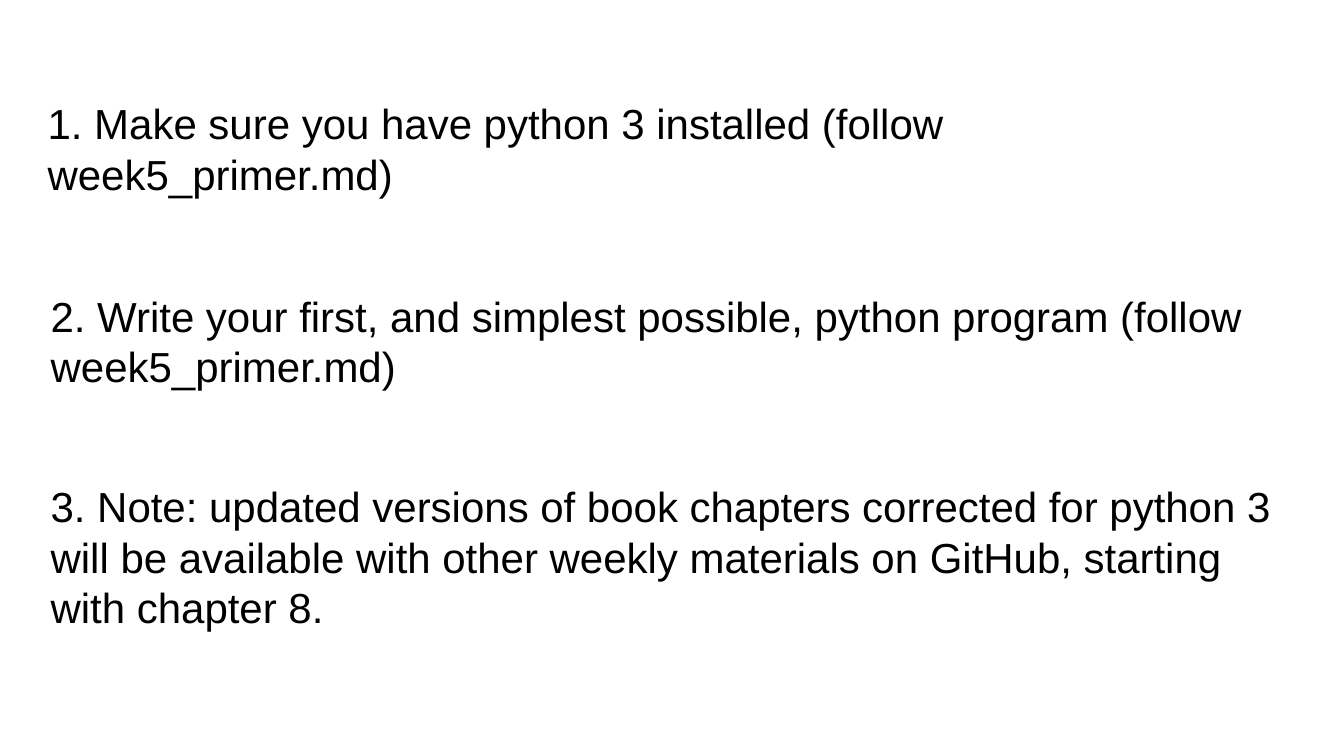
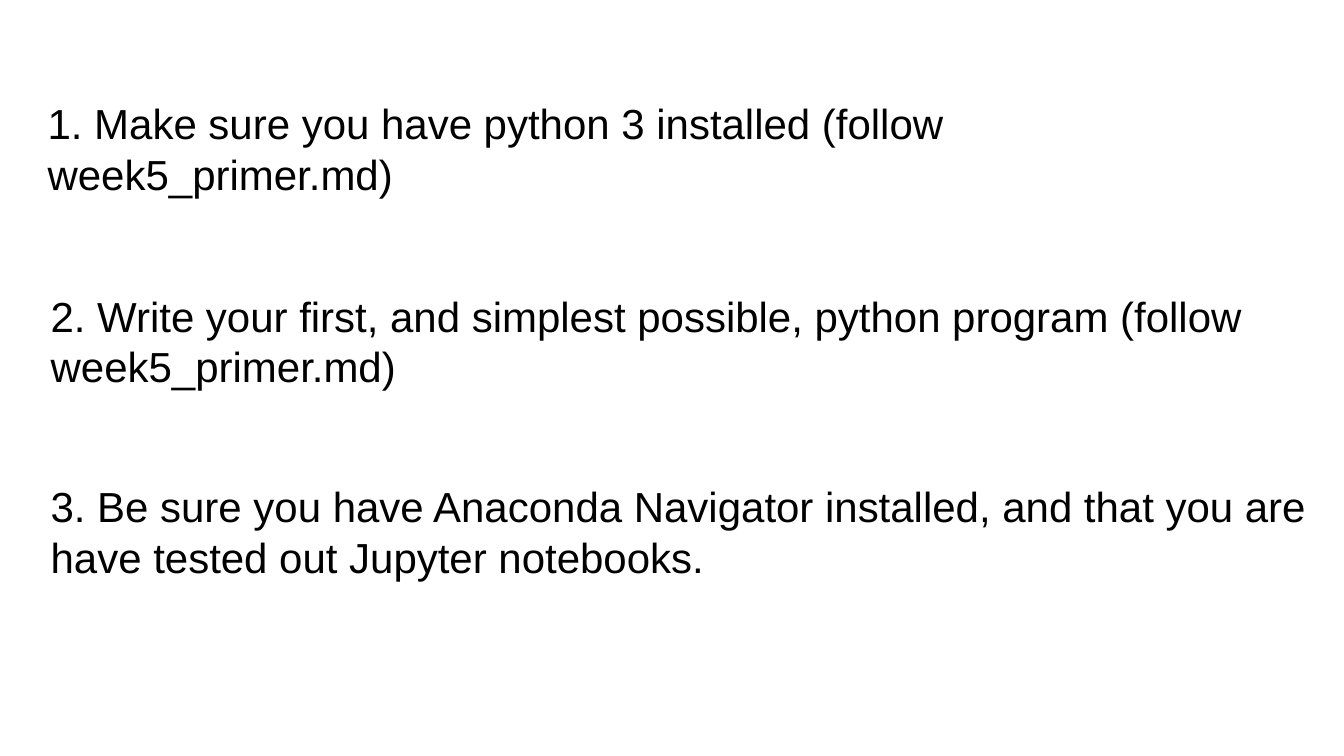
Before and after one commit to tparchman/F25_BIOL792, a slide deck: slide 24 of week5/week5_chap7_python_first_steps.pptx. Drawn at 1344x756 pixels with LibreOffice and Linux fonts; fonts in the diff are those of the drawing. Boxes give left, top, right and bottom in pixels: in the first picture for what was removed or moved away, otherwise in the second. Text is boxed around its words. In the diff, an @@ line names an element or a change of style, - is before the commit and + after.

```diff
--- a/week5/week5_chap7_python_first_steps.pptx
+++ b/week5/week5_chap7_python_first_steps.pptx
@@ text at (x1=51, y1=491, x2=1306, y2=581): text changed @@
-3. Note: updated versions of book chapters corrected for python 3 will be available with other weekly materials on GitHub, starting with chapter 8.
+3. Be sure you have Anaconda Navigator installed, and that you are have tested out Jupyter notebooks.
```
Also in this commit, not shown: 2 other slides changed, 2 other files.
